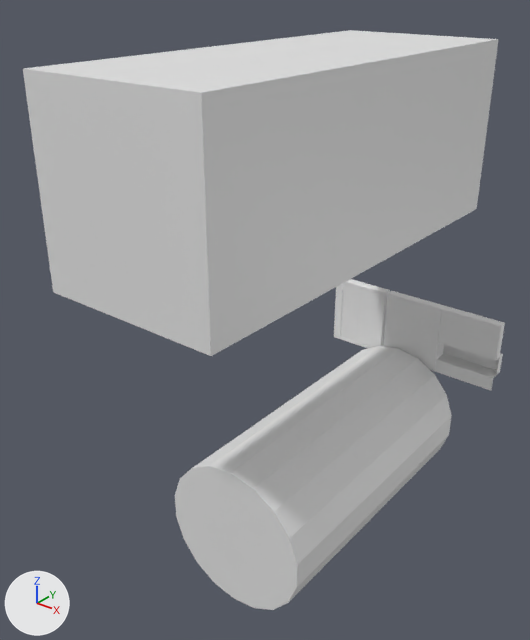
Renders of the Blender file Assets/_Art/Scenarios/lena-inside-helen/Models/SM_Helen_Interior.blend from each side of a commit.
Rendered twice from a 50 mm lens placed at (15.5, -30.9, 6.1), pointed at (-1.3, -9.9, -6.9). Lighting does not change. The marker at lower left points along +X, +Y and +Z.

The older version as bpy lines, for what is in view:
```python
me_cube_010 = bpy.data.meshes.new('Cube.010')
me_cube_010.from_pydata(...)  # 25 vertices, 20 faces; spans x -1.0..1.0, y -1.0..1.0, z -1.0..1.0
me_cube_025 = bpy.data.meshes.new('Cube.025')
me_cube_025.from_pydata(...)  # 56 vertices, 50 faces; spans x -1.5..1.5, y -0.46..-0.03, z 0.0..3.5
me_cylinder_001 = bpy.data.meshes.new('Cylinder.001')
me_cylinder_001.from_pydata(...)  # 156 vertices, 129 faces, 1 loose edge; spans x -0.98..0.98, y -1.01..0.99, z -0.98..3.03
ob_shadow_blocker = bpy.data.objects.new('Shadow Blocker', me_cube_010)
ob_shadow_blocker.location = (0.0, -9.74, 0.0)
ob_shadow_blocker.scale = (3.44, 8.48, 3.44)
ob_sm_helen_interiormesh = bpy.data.objects.new('SM_Helen_InteriorMesh', me_cylinder_001)
ob_sm_helen_interiormesh.location = (0.0, -3.67, -14.96)
ob_sm_helen_interiormesh.rotation_euler = (1.571, 0.0, 0.0)  # degrees (90, 0, 0)
ob_sm_helen_interiormesh.scale = (3.31, 3.31, 3.31)
ob_sm_wall_crewqtr_open = bpy.data.objects.new('SM_Wall_CrewQtr_Open', me_cube_025)
ob_sm_wall_crewqtr_open.location = (-2.6, 0.0, -12.39)
# also in view: 'SM_Wall_Normal' at (0.5, -0.2, -10.6); 'SM_Wall_Shelf_Bottom' at (3.5, 0.0, -10.6)
```
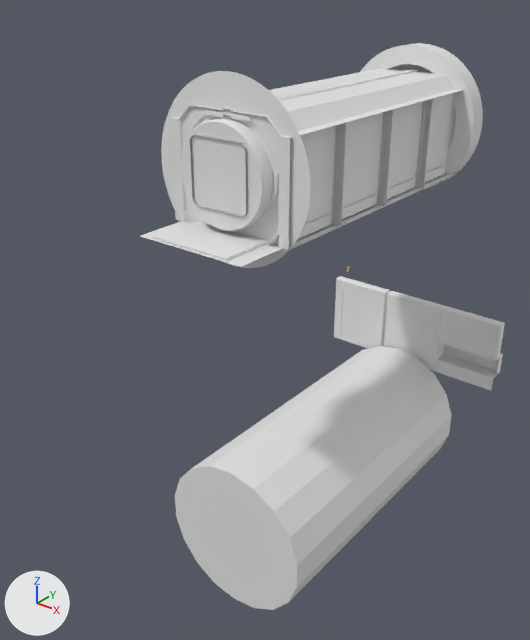
Changed parts and their boxes (x1, y1, x2, y2) in the pictures (530 x 640 px):
'Shadow Blocker', hidden
    before: (23, 30, 499, 356)
'Cylinder.001', unchanged, uncovered by the edit
    after: (161, 71, 311, 268)
'SM_Wall_Normal.005', unchanged, uncovered by the edit
    after: (332, 108, 393, 226)
'SM_Wall_Normal.006', unchanged, uncovered by the edit
    after: (278, 121, 346, 250)
'Cylinder', unchanged, uncovered by the edit
    after: (360, 43, 483, 189)

The change in detail:
Object 'Shadow Blocker' (ob_shadow_blocker) is now hidden.
